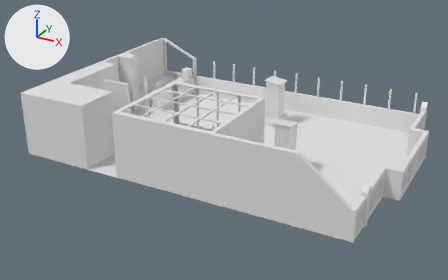
What one commit did to the glTF model public/models/baked.glb.
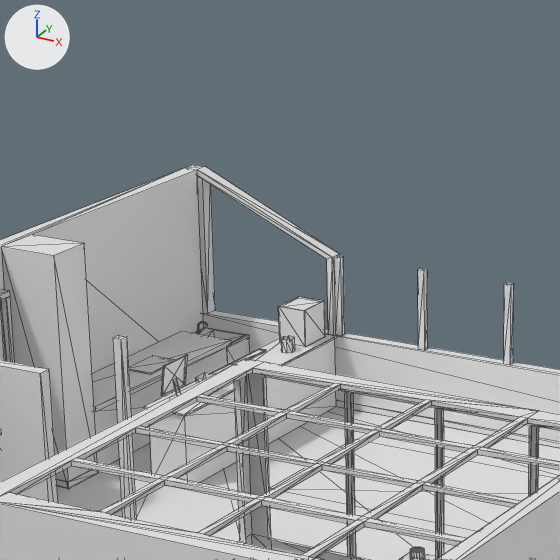
There are two pictures of each version: one whole from a 50 mm lens placed at (36.1, -58.8, 28.3), pointed at (6.1, -4.3, 1.0), one close up on the part from 26% to 55% of the width and 0% to 45% of the height. Arrows for +X, +Y and +Z are at upper left; the lights stay in place. The close-ups show mesh edges as thin lines. Where no turn or scale is listed for an object, it has been applied to the vertices. Vertices at the same position are counted once.

Names of what the first close-up shows: 'base.020'.
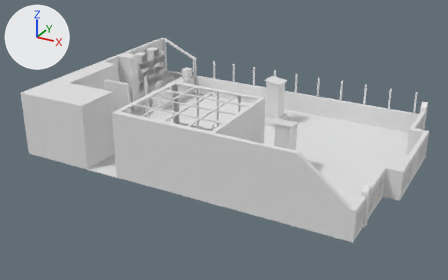
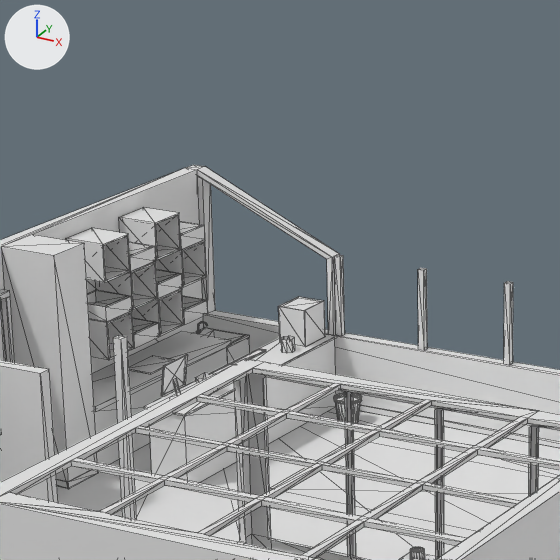
Where the change shows, as pixel boxes [x1, y1, x2, y2] in the close-ups (560 x 560 px):
part 1 of me_plane_043, added
    after: [66, 207, 208, 360]
part 2 of me_plane_043, added
    after: [334, 393, 362, 423]

The edits, one by one:
me_plane_043 is used by ob_base_020; location (14.59, -11.48, 0.02).
me_plane_043 had 1619 vertices, 2298 faces and spanned x -26.3..11.4, y -4.1..22.0, z 0.0..6.9.
me_plane_043 now has 1943 vertices, 2784 faces and spans x -26.3..11.4, y -4.1..22.0, z 0.0..6.9.
me_plane_043 part 1: 192 vertices added at x -25.8..-24.5, y 14.6..19.9, z 2.9..6.4.
me_plane_043 part 2: 132 vertices added at x -20.4..-19.5, y 20.1..21.0, z 0.0..0.8.
